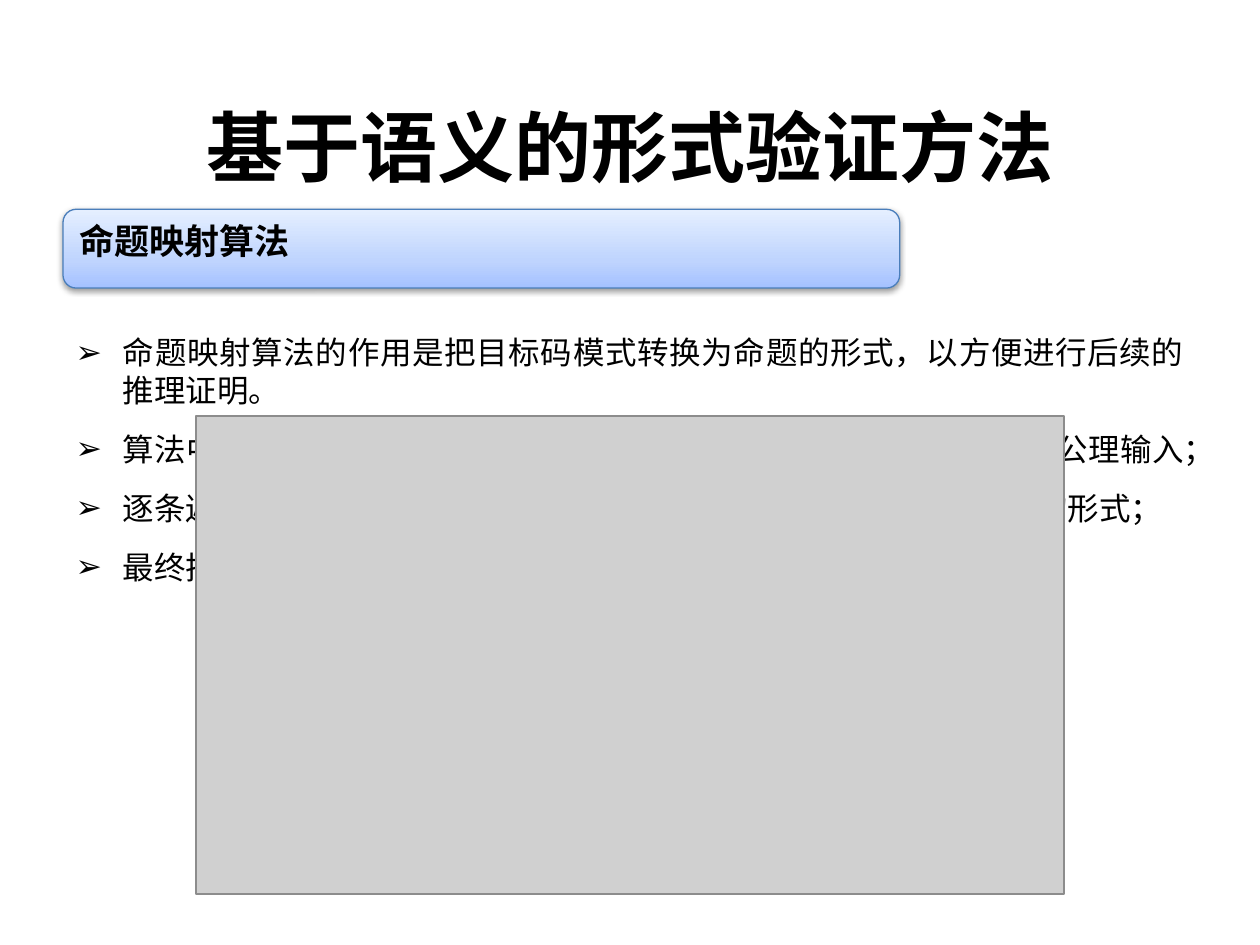
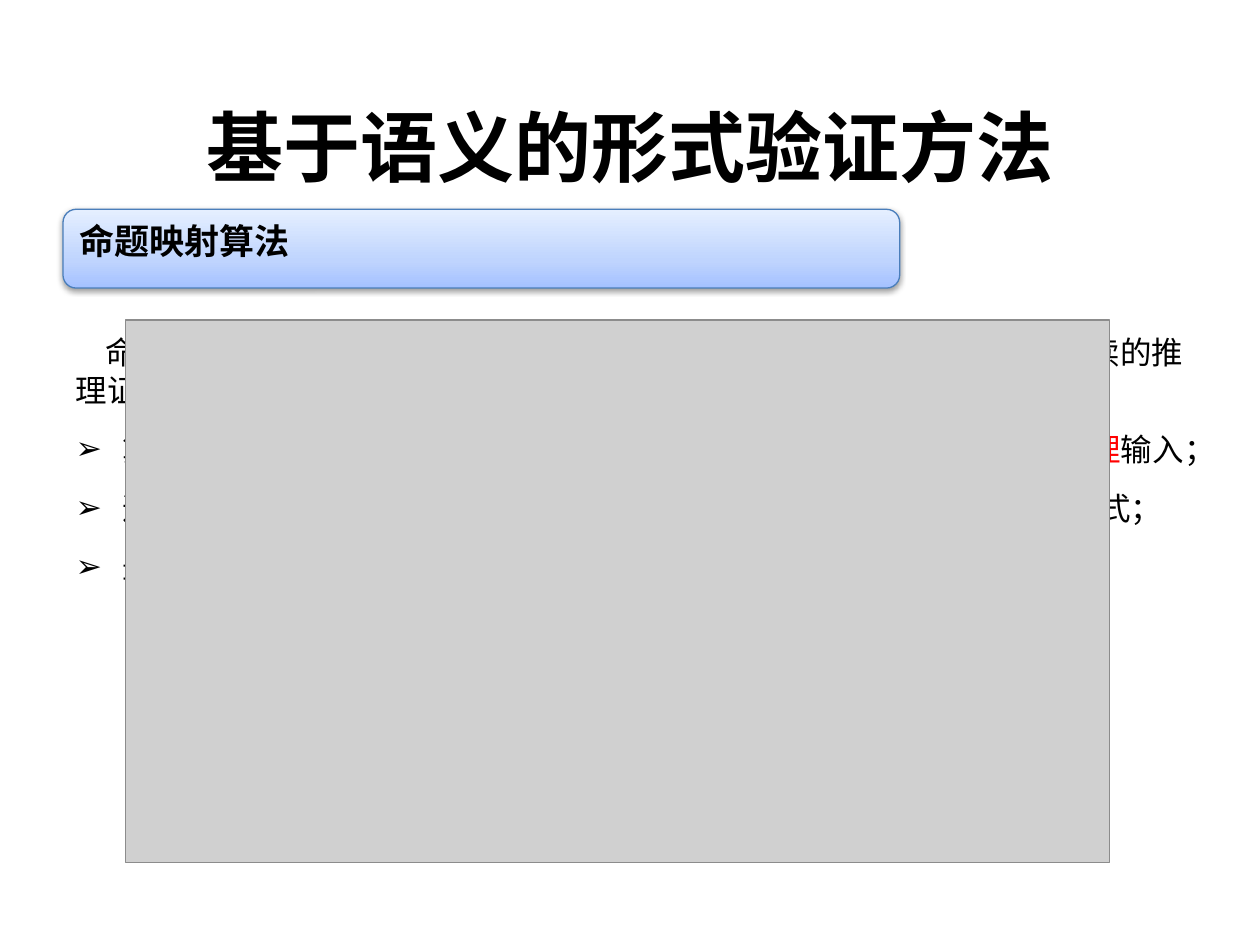
Before and after one commit to destiny1991/--2014--destiny, a slide deck: slide 11 of 中期检查/中期检查_陈志伟.pptx. Drawn at 1260x945 pixels with LibreOffice and Linux fonts; fonts in the diff are those of the drawing; grey boxes stand for pictures; background and template pictures are left out. Boxes give left, top, right and bottom in pixels: in the first picture for what was removed or moved away, otherwise in the second. Text is boxed around its words. In the diff, an @@ line names an element or a change of style, - is before the commit and + after.

Commit message:
2016-08-24

```diff
--- a/中期检查/中期检查_陈志伟.pptx
+++ b/中期检查/中期检查_陈志伟.pptx
@@ picture: place and size @@
-picture at (197, 416, 1065, 893)
+picture at (125, 320, 1109, 862)
@@ text at (76, 332, 1216, 529): text colour #000000 to #FF0000 in "PC指令集中每条指令对应的指称语义作为专用公理输入；", "逐条遍历输入的目标码模式，把每条目标码转化为对应的指称语义的形式；"; bullet ➢ to none @@
```
Also in this commit, not shown: 4 other slides changed, 3 slides added, 3 slides removed.
